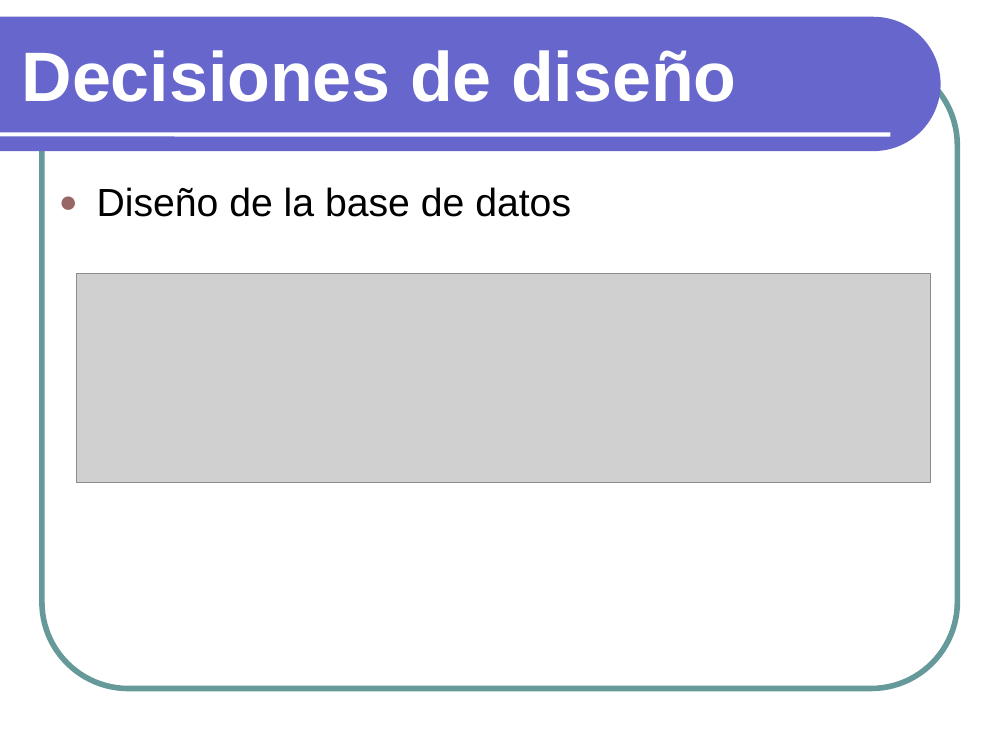
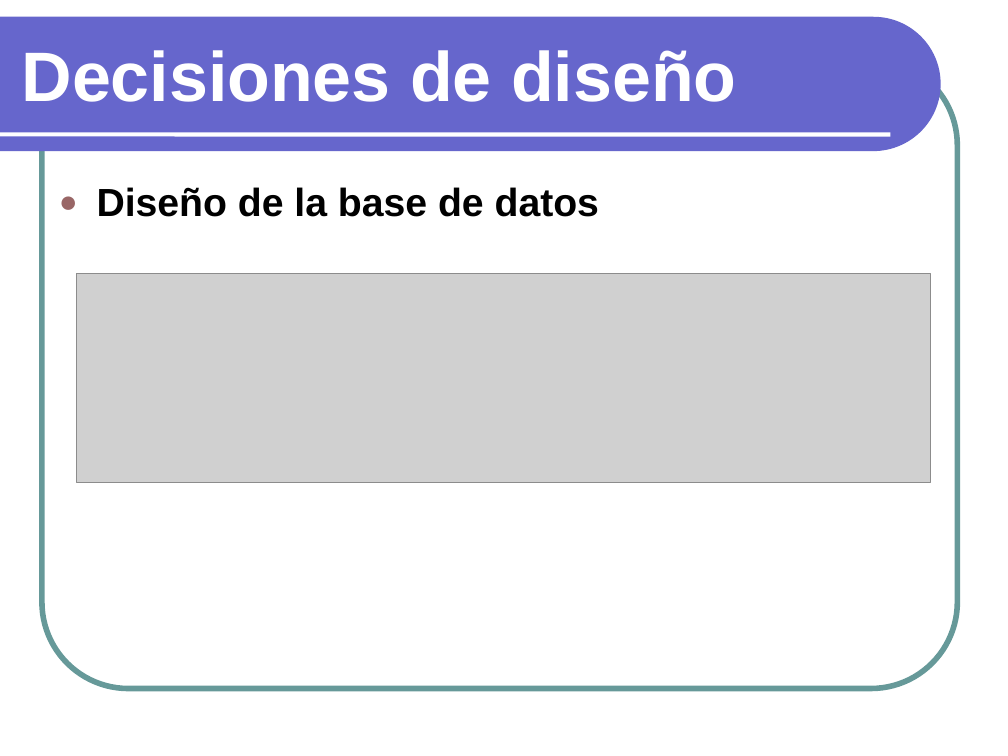
Before and after one commit to txedo/isi-practicas-5, a slide deck: slide 5 of ari/doc/Presentacion.ppt. Drawn at 1008x756 pixels with LibreOffice and Linux fonts; fonts in the diff are those of the drawing; grey boxes stand for pictures. Boxes give left, top, right and bottom in pixels: in the first picture for what was removed or moved away, otherwise in the second. Text is boxed around its words. In the diff, an @@ line names an element or a change of style, - is before the commit and + after.

```diff
--- a/ari/doc/Presentacion.ppt
+++ b/ari/doc/Presentacion.ppt
@@ text "Diseño de la base de ..." at (97,187,599,217): bold on @@
```
Also in this commit, not shown: 10 other slides changed, 2 slides added, 2 slides removed.
